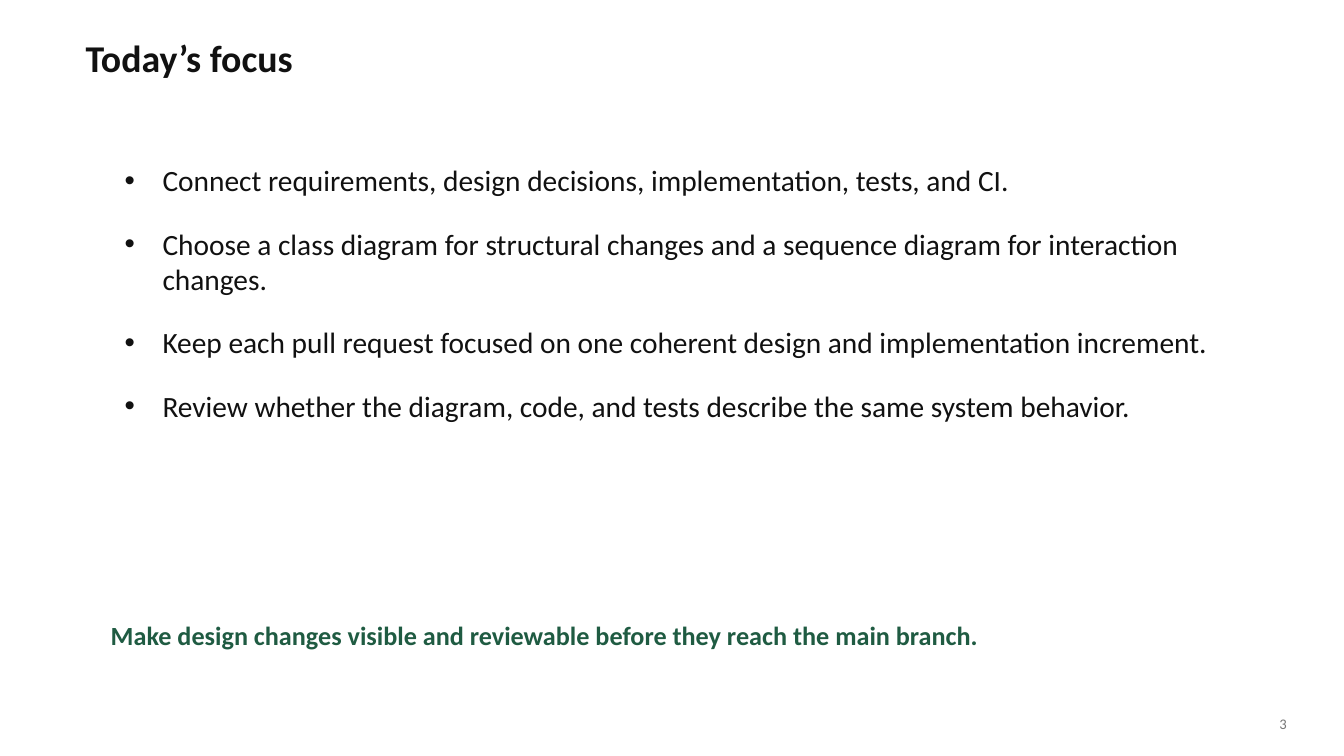
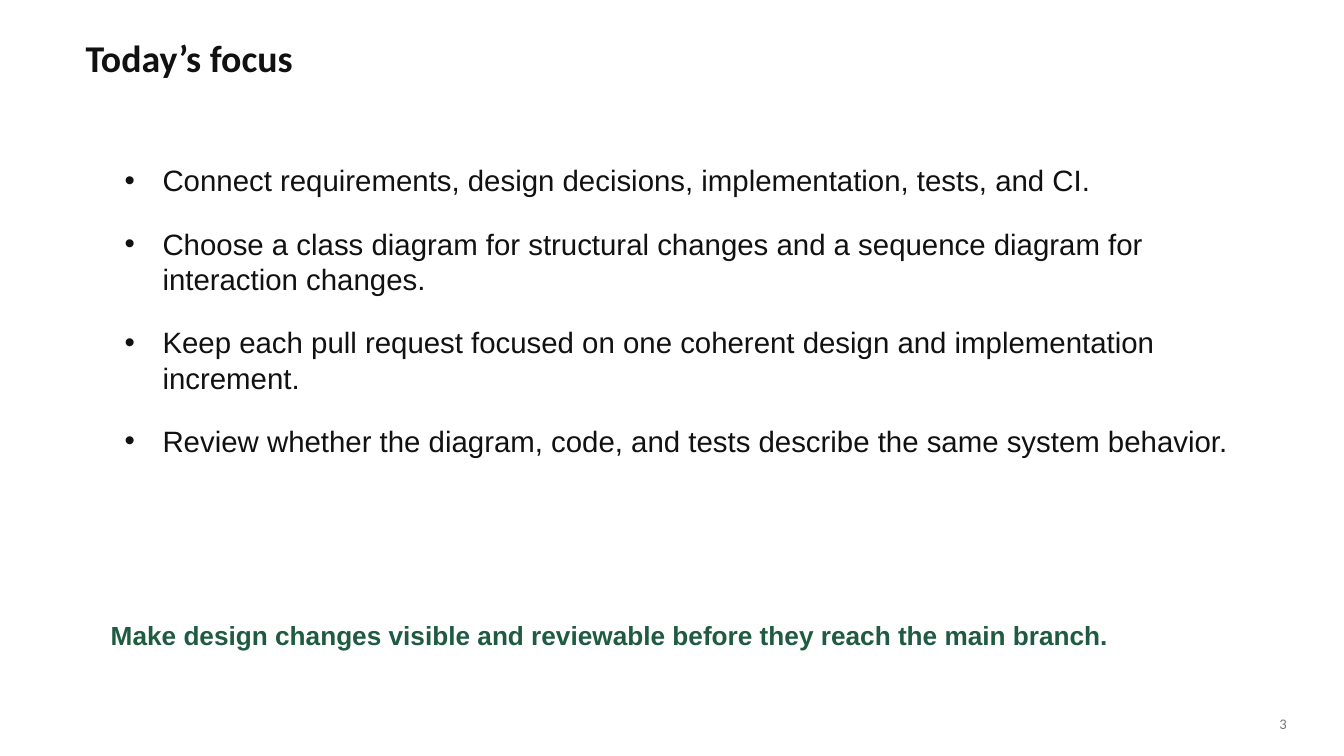
Before and after one commit to johnxu21/johnxu21.github.io, a slide deck: slide 4 of teaching/CS472/Timetable/OOD-V2.pptx. Drawn at 1344x756 pixels with LibreOffice and Linux fonts; fonts in the diff are those of the drawing. Boxes give left, top, right and bottom in pixels: in the first picture for what was removed or moved away, otherwise in the second. Text is boxed around its words. In the diff, an @@ line names an element or a change of style, - is before the commit and + after.

```diff
--- a/teaching/CS472/Timetable/OOD-V2.pptx
+++ b/teaching/CS472/Timetable/OOD-V2.pptx
@@ text "Connect requirements, design decisions, implementation, ..." at [163,169,1227,458]: font Calibri to Arial @@
@@ text "Make design changes visible and ..." at [111,626,1108,651]: font Calibri to Arial @@
```
Also in this commit, not shown: 4 other slides changed, 4 other files.
